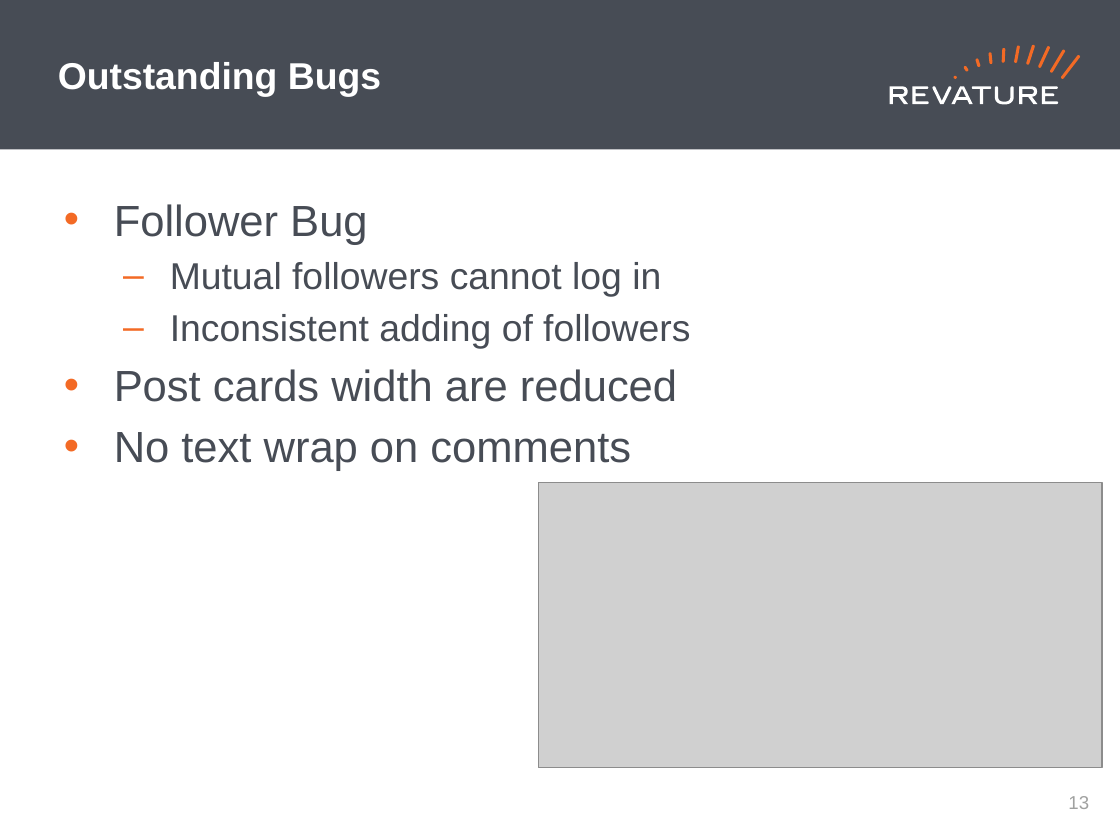
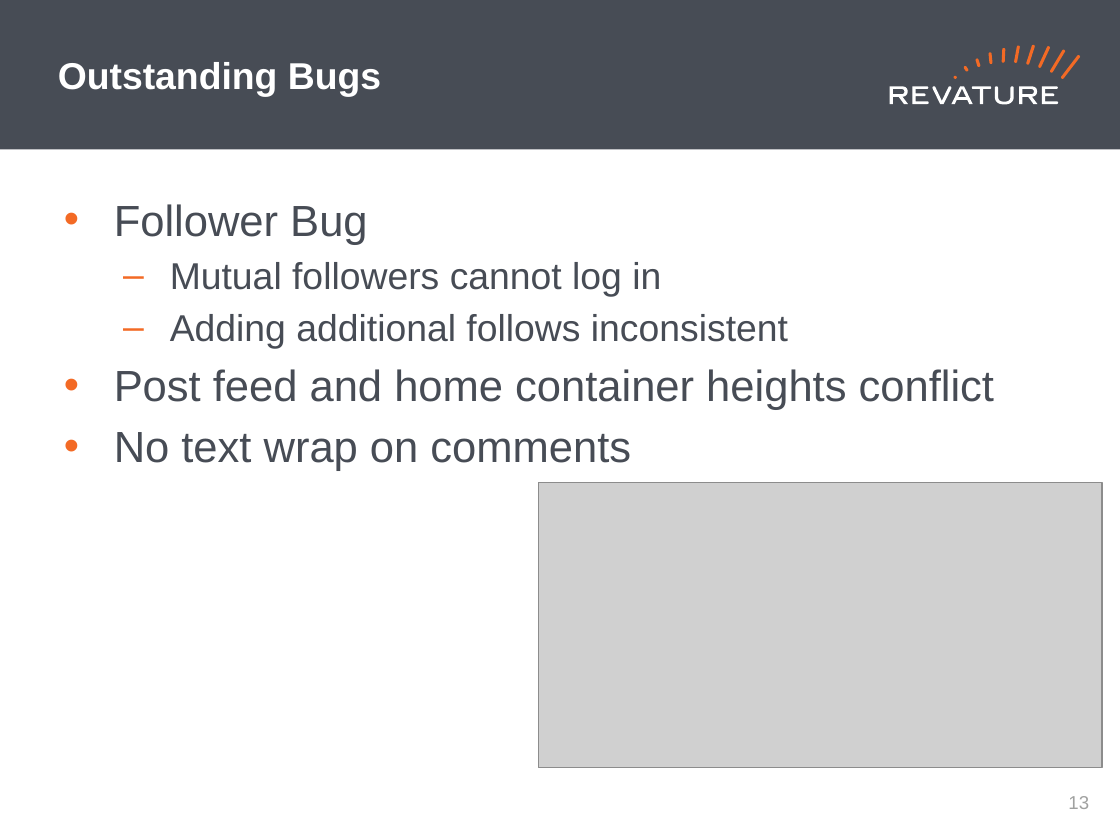
Before and after one commit to Revature-Bubble/Presentation, a slide deck: slide 14 of Revature Standards/Presentation.pptx. Drawn at 1120x840 pixels with LibreOffice and Linux fonts; fonts in the diff are those of the drawing; grey boxes stand for pictures. Boxes give left, top, right and bottom in pixels: in the first picture for what was removed or moved away, otherwise in the second. Text is boxed around its words. In the diff, an @@ line names an element or a change of style, - is before the commit and + after.

Commit message:
updated jenkins backend slide and added text on bugs

```diff
--- a/Revature Standards/Presentation.pptx
+++ b/Revature Standards/Presentation.pptx
@@ text at [114, 314, 994, 410]: text changed; size 24 to 28 pt @@
-  – Inconsistent adding of followers
-• Post cards width are reduced
+  – Adding additional follows inconsistent
+• Post feed and home container heights conflict
```
Also in this commit, not shown: 1 other slide changed.
